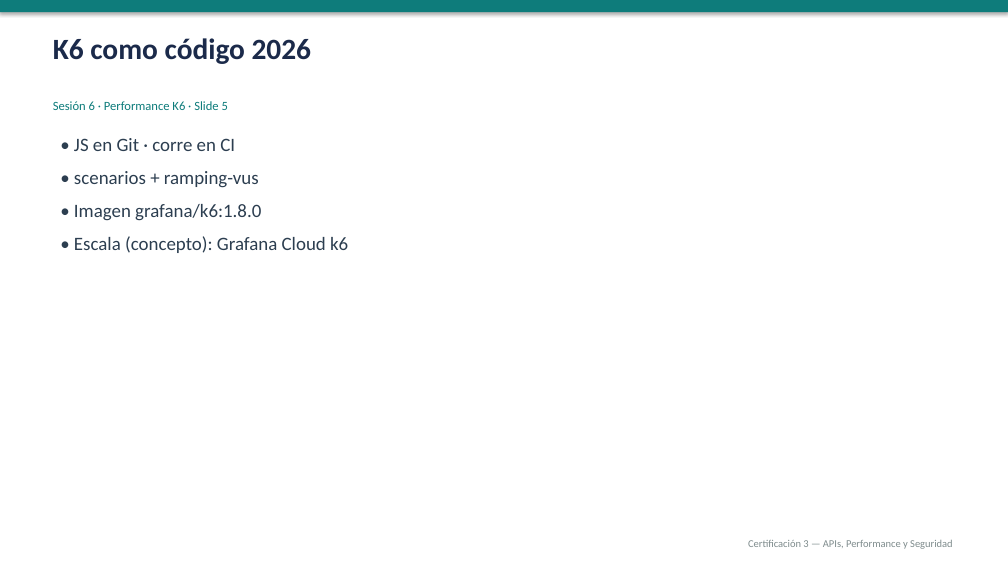
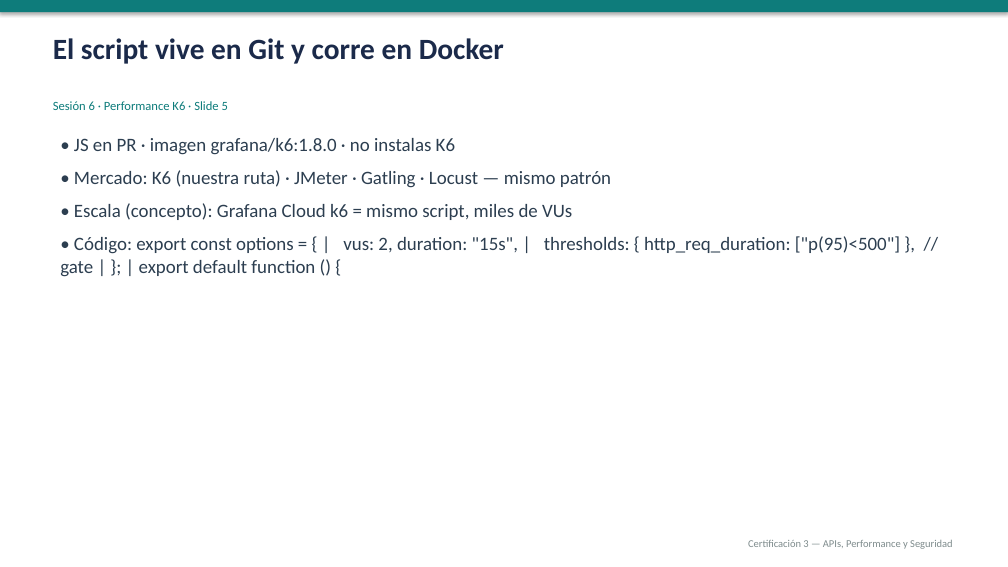
Before and after one commit to gbarandica/qa-automation-certification-3, a slide deck: slide 5 of sesiones/sesion-06/sesion-06.pptx. Drawn at 1008x567 pixels with LibreOffice and Linux fonts; fonts in the diff are those of the drawing. Boxes give left, top, right and bottom in pixels: in the first picture for what was removed or moved away, otherwise in the second. Text is boxed around its words. In the diff, an @@ line names an element or a change of style, - is before the commit and + after.

```diff
--- a/sesiones/sesion-06/sesion-06.pptx
+++ b/sesiones/sesion-06/sesion-06.pptx
@@ text at (53,38,504,64): text changed @@
-K6 como código 2026
+El script vive en Git y corre en Docker
@@ text at (60,138,900,277): text changed @@
-• JS en Git · corre en CI
-• scenarios + ramping-vus
-• Imagen grafana/k6:1.8.0
-• Escala (concepto): Grafana Cloud k6
+• JS en PR · imagen grafana/k6:1.8.0 · no instalas K6
+• Mercado: K6 (nuestra ruta) · JMeter · Gatling · Locust — mismo patrón
+• Escala (concepto): Grafana Cloud k6 = mismo script, miles de VUs
+• Código: export const options = { | vus: 2, duration: "15s", | thresholds: { http_req_duration: ["p(95)<500"] }, // gate | }; | export default function () {
```
Also in this commit, not shown: 19 other slides changed, 16 other files.
